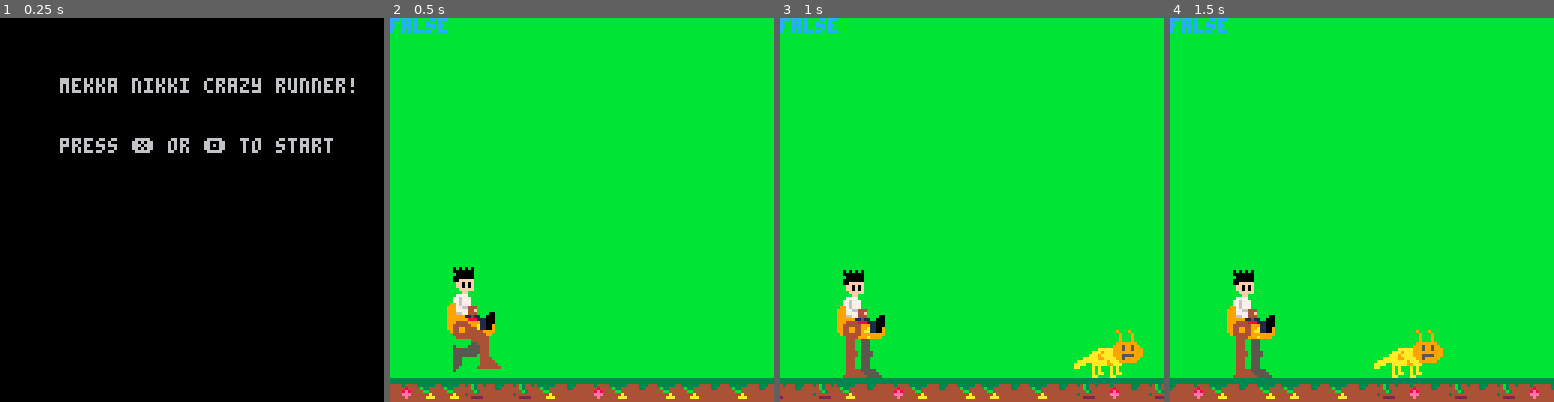
Above: before the commit, frames 1-4 (left to right).
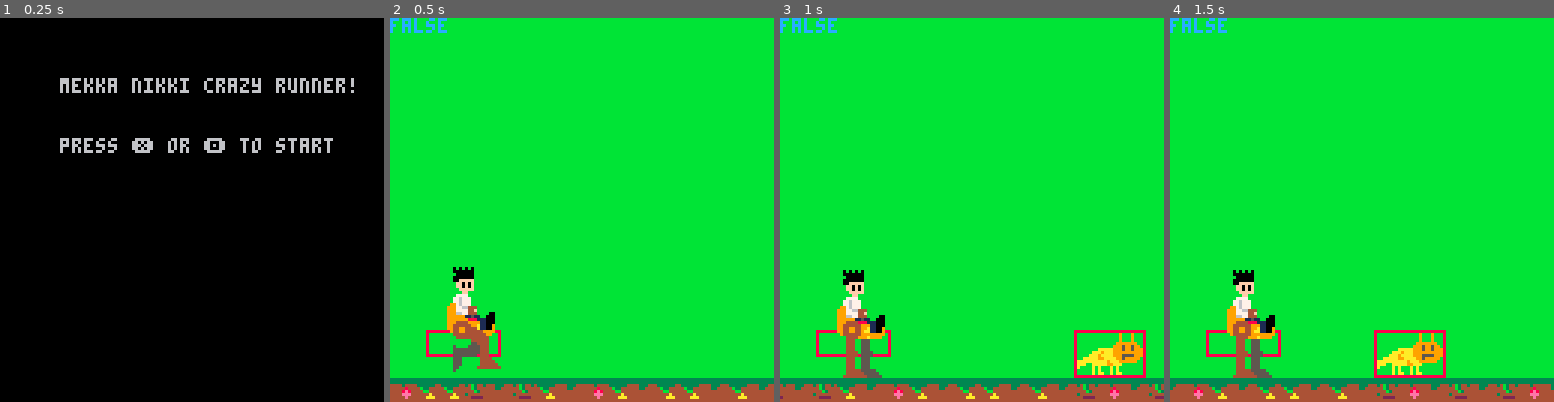
Above: after the commit, the same moments.

Repository: HingeAntoine/MekkaRunner
Game: PICO-8 cartridge mekkarunner.p8
Two runs of this game, one before a commit and one after it. Both use one fixed random seed, a clock stepped at 60 frames per second and the inputs below.
Inputs:
- Up to frame 1 (0.25 s): no input
- Up to frame 2 (0.5 s): tap X (X key) at 0.33 s
- Up to frame 3 (1 s): tap O (Z key) at 0.7 s
- Up to frame 4 (1.5 s): tap X (X key) at 1.07 s

Frame 1 is identical in both runs. In frame 2, 0.2% of the frame differs, in the area x 9-29%, y 81-89%; in frame 3, 0.7%, in the area x 9-96%, y 81-94%; in frame 4, 0.7%.

Commit message:
Added hitbox display for collision debug

Diff:
--- a/mekkarunner.p8
+++ b/mekkarunner.p8
@@ -253,6 +253,16 @@
 
 end
 
+function draw_coll()
+ local xc=xmac/8+3
+ local yc=(100-ymac)/8+2
+
+ local xr=xmac-8
+ local yr=120-yc*8
+
+ rect(xr,yr,xr+24,yr+8,8)
+end
+
 --*******************
 function _init()
  cls()
@@ -281,6 +291,7 @@
 
  rectfill(0,0,127,127,11)
  print(is_coll, 0,0,12)
+ draw_coll()
  draw_background()
  draw_machine(xmac,ymac)
 end
@@ -335,9 +346,8 @@
   vymac=-4.3
  end
 
- if btn(3) then
-  --ymac+=1
- end
+ --[[if btn(3) then
+ end]]
 
  if is_jumping then
   jump_update()
@@ -377,22 +387,22 @@
 00000000000000000000000000000000000000000000000000000000000000000000000000000000000000000000000000000000000000000000000000000000
 00000000000000000000000000000000000000000000000000000000000000000000000000000000000000000000000000000000000000000000000000000000
 00000000000000000000000000000000000000000000000000000000000000000000000000000000000000000000000000000000000000000000000000000000
-0000000000000090009000000000000000000000000000000000000033333333bb33333333bb3bb3333333330000000000000000000000000000000000000000
-000000000000000900090000000000000000000000000000000000003bb333344bb333bbb3343433333333330000000000000000000000000000000000000000
-00000000000000090009000000000000000000000000000000000000344333443333333b443443b3333333330000000000000000000000000000000000000000
-00000000000000090009000000000033300000000000000000000000334433333333333334443333333333330000000000000000000000000000000000000000
-0000000000000099999990000000056bb3000000000000000000000033343333bb3bb33334333333333333330000000000000000000000000000000000000000
-00000000000009995995990003000555550000000000000000000000b333333bbbbbbb3333333333333333330000000000000000000000000000000000000000
-00000000aaaaa999599599900b300b56500000000000000000000000bb333344bbb4bbb333bbbbbb333333bb0000000000000000000000000000000000000000
-000000aaa9aaa9999999999005b5b5555b0000000000000000000000bbbbbbb4bb4444bbbbbb3bbbbbbbbbbb0000000000000000000000000000000000000000
-00000aaa9aaaa99955559990005555555500000000000000000000001115444491544441544433b44444bb220000000000000000000000000000000000000000
-000aaaaa99aaaa995999990000005655550000000003000003000000111544491154444544433334444411220000000000000000000000000000000000000000
-0aaaaaaaaaa9aaa9999990000000055565000000030040b0b30b0000111544491154444444423334444411220000000000000000000000000000000000000000
-aaaa00aaaaa99aaa00000000000005655500000034400400044b0000111544449155444444222254444441220000000000000000000000000000000000000000
-aa0000a0a000a0a00000000000000555550000000004404044000000111544449115444442222254444441220000000000000000000000000000000000000000
-000000a0a000a0a000000000000035506500000000b0004400b00000111544449115544444222254444441220000000000000000000000000000000000000000
-000000a0aa00a0aa000000000003b500550000000000000400000000111554449111544444422254444441220000000000000000000000000000000000000000
-000000aa0000aa0000000000000b5503550000000000000400000000111554449111544444422255444441120000000000000000000000000000000000000000
+8888888888888888888888888888888888888888000000000000000033333333bb33333333bb3bb3333333330000000000000000000000000000000000000000
+800000000000000900090008800000000000000800000000000000003bb333344bb333bbb3343433333333330000000000000000000000000000000000000000
+80000000000000090009000880000000000000080000000000000000344333443333333b443443b3333333330000000000000000000000000000000000000000
+80000000000000090009000880000033300000080000000000000000334433333333333334443333333333330000000000000000000000000000000000000000
+8000000000000099999990088000056bb3000008000000000000000033343333bb3bb33334333333333333330000000000000000000000000000000000000000
+80000000000009995995990883000555550000080000000000000000b333333bbbbbbb3333333333333333330000000000000000000000000000000000000000
+80000000aaaaa999599599988b300b56500000080000000000000000bb333344bbb4bbb333bbbbbb333333bb0000000000000000000000000000000000000000
+800000aaa9aaa9999999999885b5b5555b0000080000000000000000bbbbbbb4bb4444bbbbbb3bbbbbbbbbbb0000000000000000000000000000000000000000
+80000aaa9aaaa99955559998805555555500000800000000000000001115444491544441544433b44444bb220000000000000000000000000000000000000000
+800aaaaa99aaaa995999990880005655550000080003000003000000111544491154444544433334444411220000000000000000000000000000000000000000
+8aaaaaaaaaa9aaa9999990088000055565000008030040b0b30b0000111544491154444444423334444411220000000000000000000000000000000000000000
+8aaa00aaaaa99aaa00000008800005655500000834400400044b0000111544449155444444222254444441220000000000000000000000000000000000000000
+8a0000a0a000a0a00000000880000555550000080004404044000000111544449115444442222254444441220000000000000000000000000000000000000000
+800000a0a000a0a000000008800035506500000800b0004400b00000111544449115544444222254444441220000000000000000000000000000000000000000
+800000a0aa00a0aa000000088003b500550000080000000400000000111554449111544444422254444441220000000000000000000000000000000000000000
+888888888888888888888888888b5583558888880000000400000000111554449111544444422255444441120000000000000000000000000000000000000000
 00000000000000000000000000000000000000000000000000000000111554449115544444422254444411220000000000000000000000000000000000000000
 00000000000000000000000000000000000000000000000000000000111544449115544444442255544411220000000000000000000000000000000000000000
 00000000000000000000000000000000000000000000000000000000111544549111544444442255444411220000000000000000000000000000000000000000
